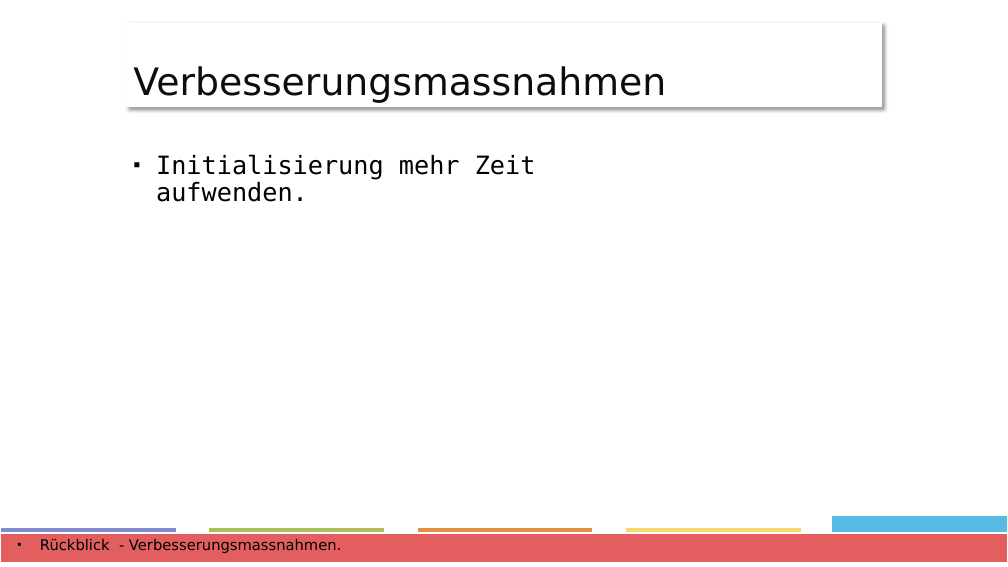
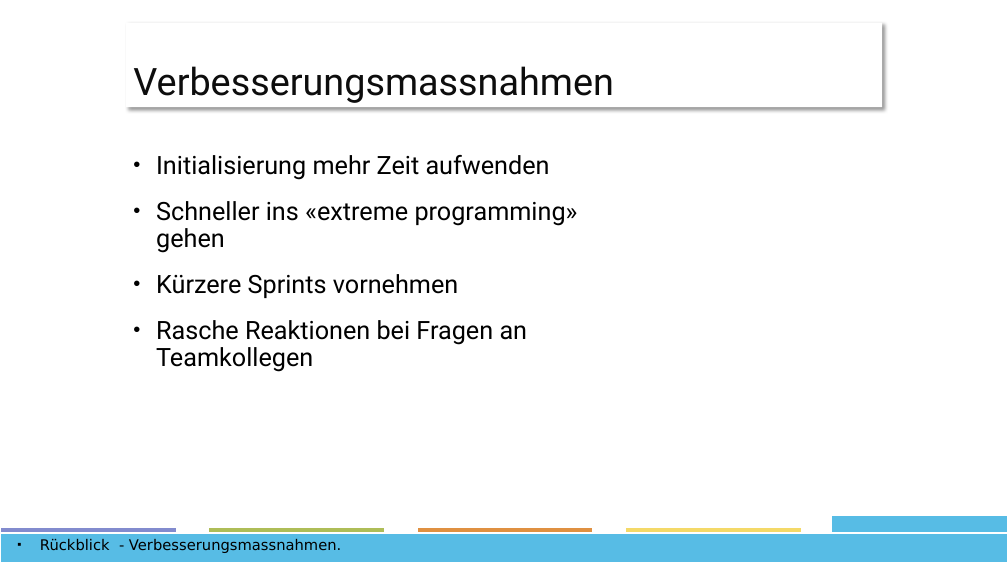
Before and after one commit to ffhsAndroidDenisTobias/androidProject, a slide deck: slide 19 of docs/Präsentation/Project-Presentation.pptx (slide 16 before the commit). Drawn at 1008x567 pixels with LibreOffice and Linux fonts; fonts in the diff are those of the drawing. Boxes give left, top, right and bottom in pixels: in the first picture for what was removed or moved away, otherwise in the second. Text is boxed around its words. In the diff, an @@ line names an element or a change of style, - is before the commit and + after.

```diff
--- a/docs/Präsentation/Project-Presentation.pptx
+++ b/docs/Präsentation/Project-Presentation.pptx
@@ title "Verbesserungsmassnahmen" at (x1=126, y1=23, x2=882, y2=107): font DejaVu Sans to Roboto @@
@@ text at (x1=156, y1=155, x2=578, y2=372): text changed; font DejaVu Sans Mono to Roboto @@
-▪ Initialisierung mehr Zeit aufwenden.
+• Initialisierung mehr Zeit aufwenden
+• Schneller ins «extreme programming» gehen
+• Kürzere Sprints vornehmen
+• Rasche Reaktionen bei Fragen an Teamkollegen
@@ rectangle at (x1=0, y1=533, x2=1008, y2=563): fill #E35F5F to #57BCE5 @@
```
Also in this commit, not shown: 13 other slides changed, 5 slides added, 2 slides removed.
